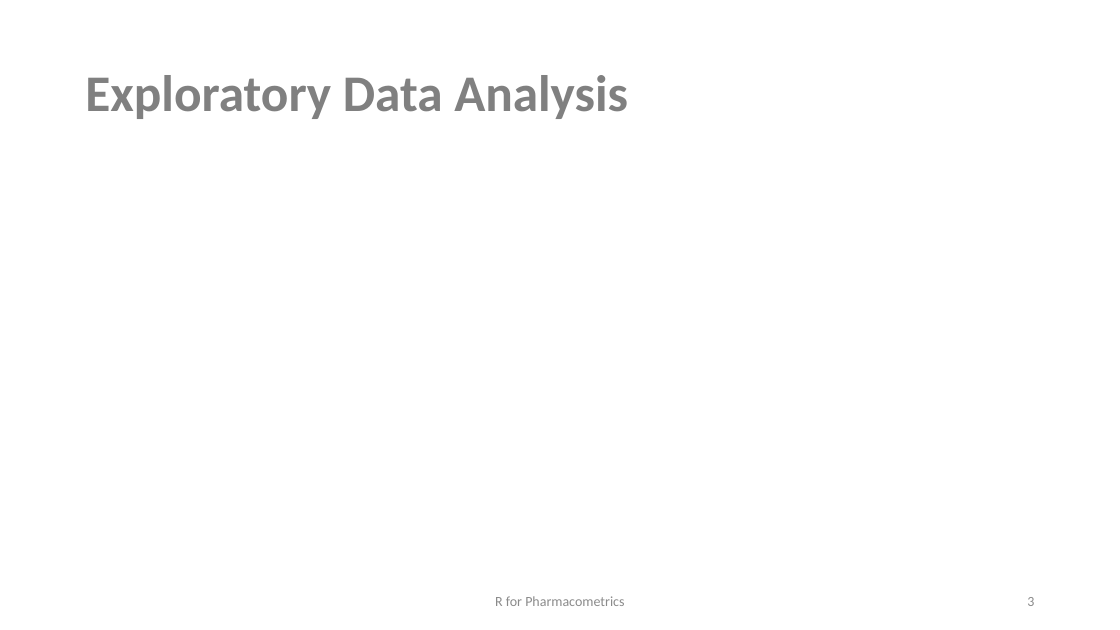
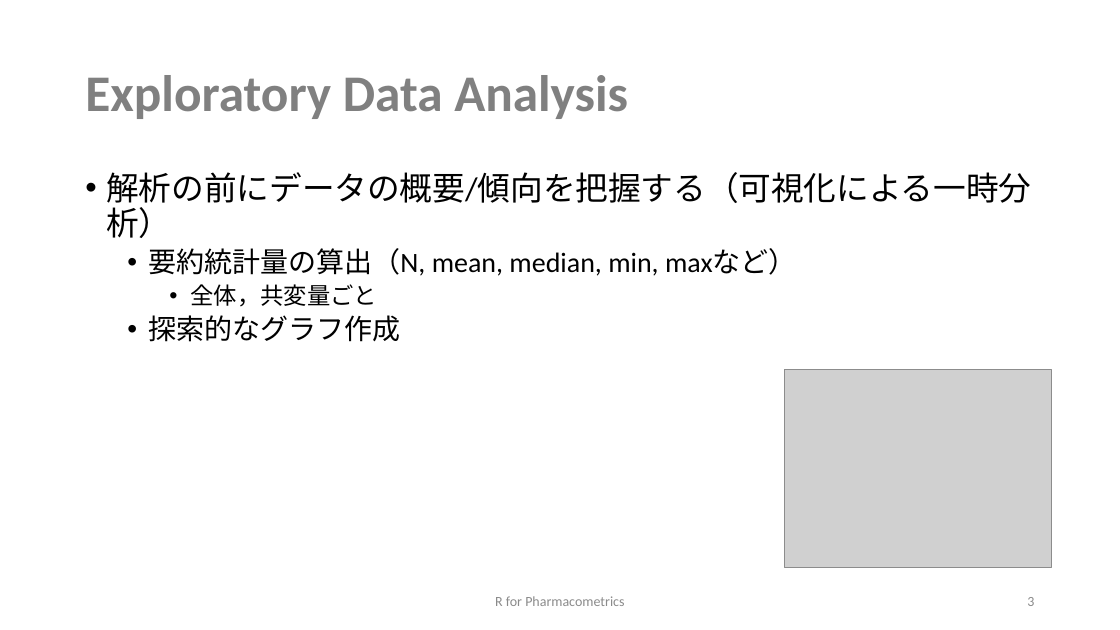
Before and after one commit to MasatoFukae/R-for-PMx, a slide deck: slide 3 of sample/1_data_handling.pptx. Drawn at 1120x630 pixels with LibreOffice and Linux fonts; fonts in the diff are those of the drawing; grey boxes stand for pictures. Boxes give left, top, right and bottom in pixels: in the first picture for what was removed or moved away, otherwise in the second. Text is boxed around its words. In the diff, an @@ line names an element or a change of style, - is before the commit and + after.

Commit message:
Modify EDA ppt
Modify EDA ppt

```diff
--- a/sample/1_data_handling.pptx
+++ b/sample/1_data_handling.pptx
@@ text added at (x1=106, y1=172, x2=1031, y2=342), 24 pt, text #000000 @@
+• 解析の前にデータの概要/傾向を把握する（可視化による一時分析）
+  • 要約統計量の算出（N, mean, median, min, maxなど）
+    • 全体，共変量ごと
+  • 探索的なグラフ作成
@@ picture added at (x1=784, y1=370, x2=1051, y2=567) @@
```
Also in this commit, not shown: 1 other file.
